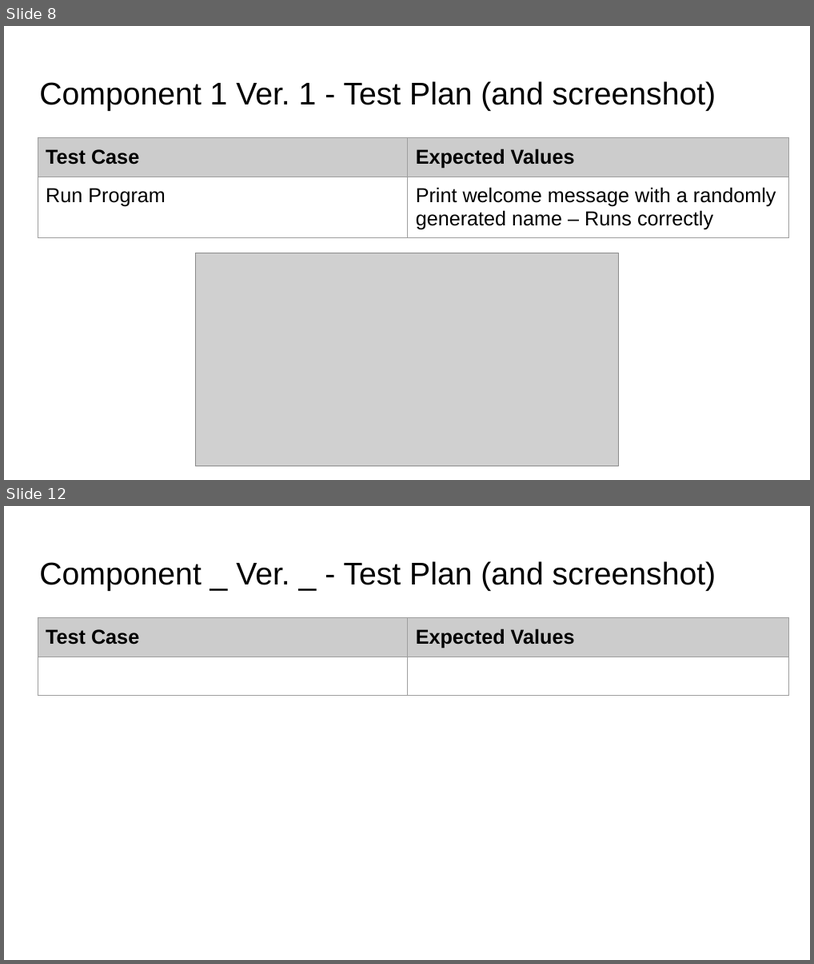
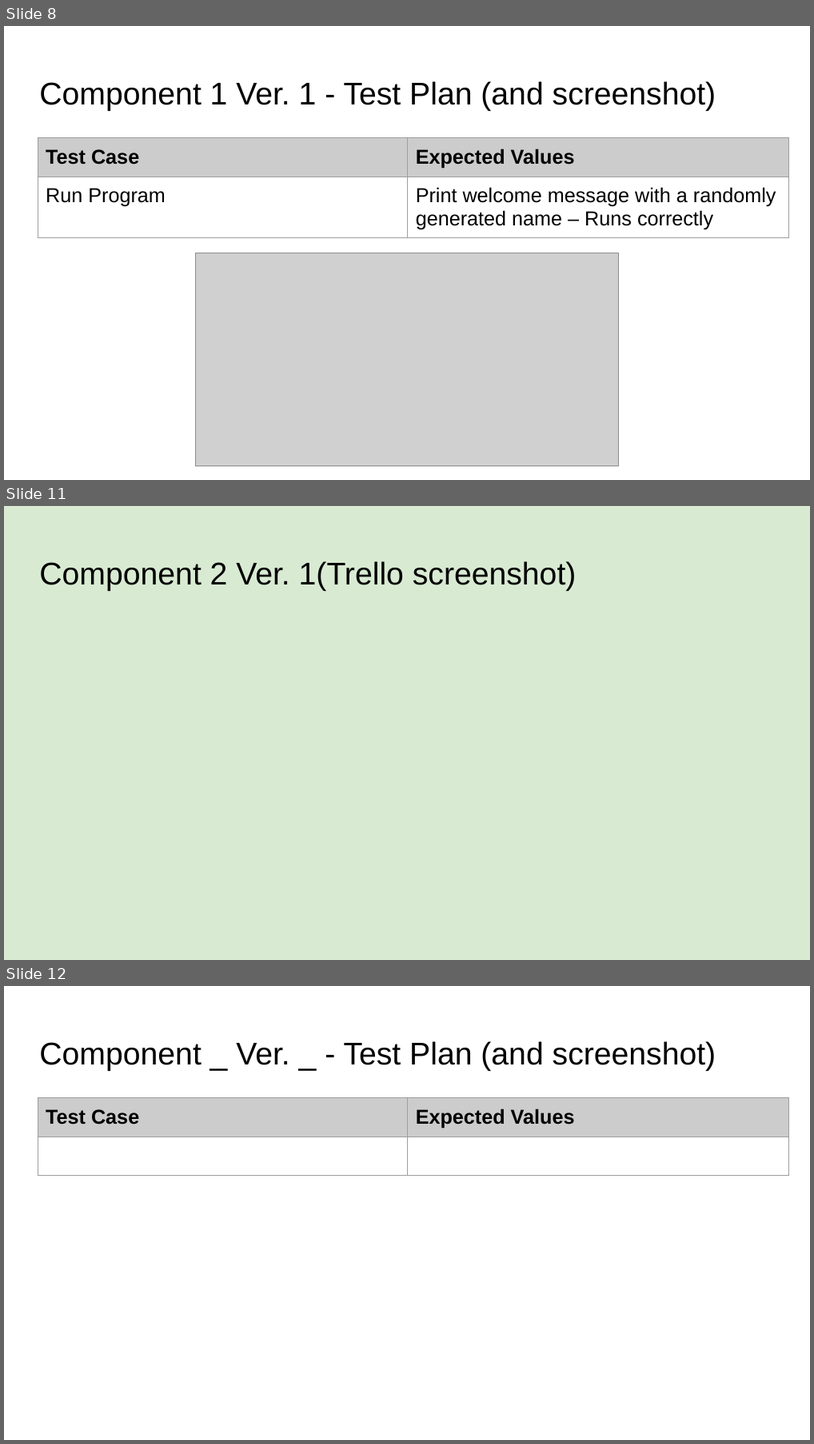
Before and after one commit to sinedotwav-e/pizzabot, a slide deck: pizzapowerpoint.pptx. Shown one above the other, each under a label of ours: slides 8 and 12 before the commit, slides 8, 11 and 12 after it; the slides between them are not shown. The pictures are 814x964 and 814x1444 pixels, drawn with LibreOffice and Linux fonts; fonts in the diff are those of the drawing; grey boxes stand for pictures. Boxes give left, top, right and bottom in pixels: in the first picture for what was removed or moved away, otherwise in the second. Text is boxed around its words. In the diff, an @@ line names an element or a change of style, - is before the commit and + after.

```diff
--- a/pizzapowerpoint.pptx
+++ b/pizzapowerpoint.pptx
@@ slide 11 added at [4,506,810,960], background #D9EAD3 @@
@@ title added at [39,561,577,591], 28 pt, text #000000 @@
+Component 2 Ver. 1(Trello screenshot)
```
Also in this commit, not shown: 1 slide changed, 1 other slide added, 5 other files.
